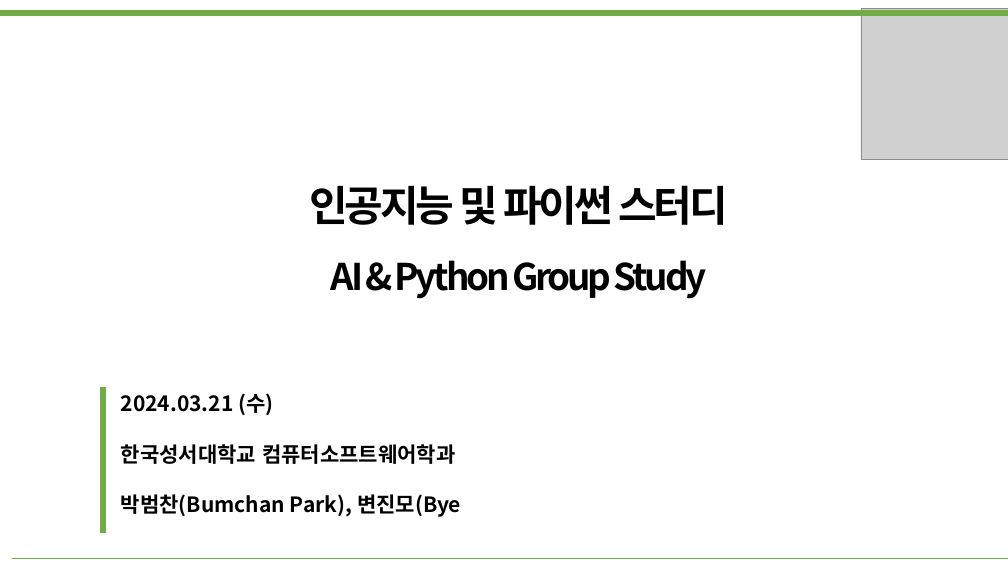
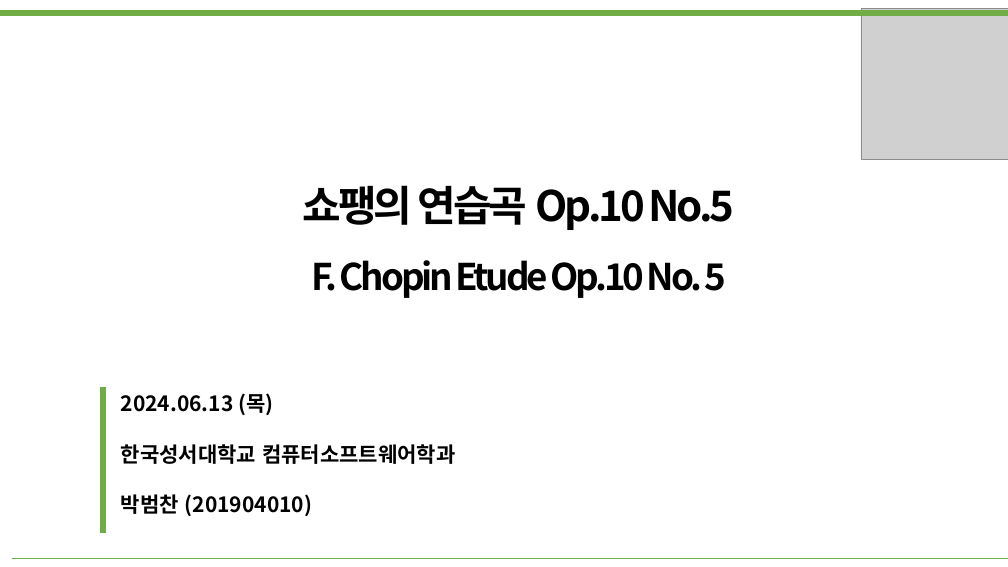
Before and after one commit to bumcoding/GAN_Indicators, a slide deck: slide 1 of PPT/12.13일 발표_박범찬.pptx. Drawn at 1008x567 pixels with LibreOffice and Linux fonts; fonts in the diff are those of the drawing; grey boxes stand for pictures. Boxes give left, top, right and bottom in pixels: in the first picture for what was removed or moved away, otherwise in the second. Text is boxed around its words. In the diff, an @@ line names an element or a change of style, - is before the commit and + after.

```diff
--- a/PPT/12.13일 발표_박범찬.pptx
+++ b/PPT/12.13일 발표_박범찬.pptx
@@ text at [303, 185, 734, 230]: text changed @@
-인공지능 및 파이썬 스터디
+쇼팽의 연습곡 Op.10 No.5
@@ text at [311, 260, 727, 298]: text changed @@
-AI & Python Group Study
+F. Chopin Etude Op.10 No. 5
@@ text at [121, 393, 274, 415]: text changed @@
-2024.03.21 (수)
+2024.06.13 (목)
@@ text at [121, 494, 312, 516]: text changed @@
-박범찬(Bumchan Park), 변진모(Bye
+박범찬 (201904010)
```
Also in this commit, not shown: 1 other slide changed, 6 other files.
